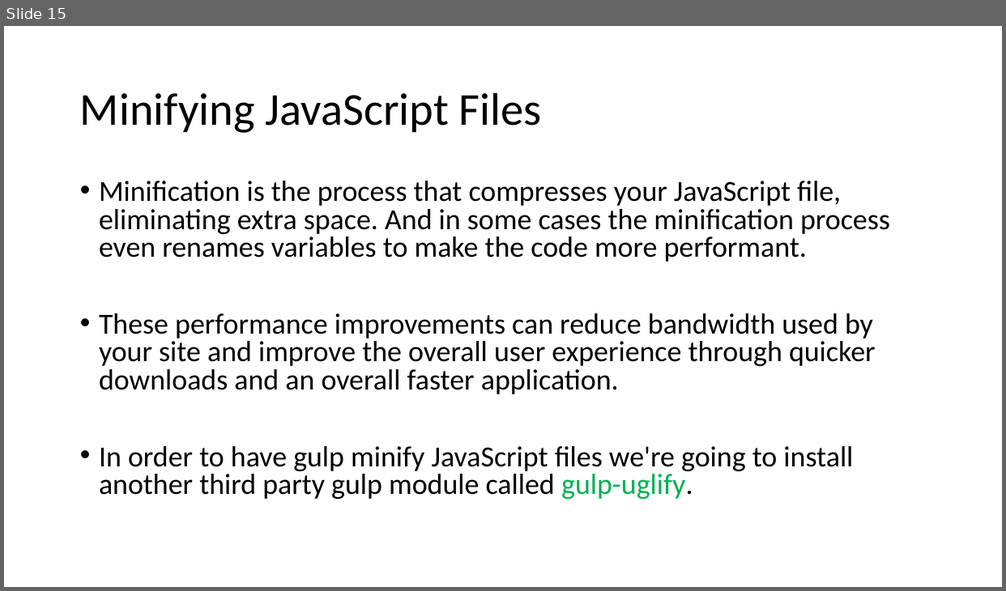
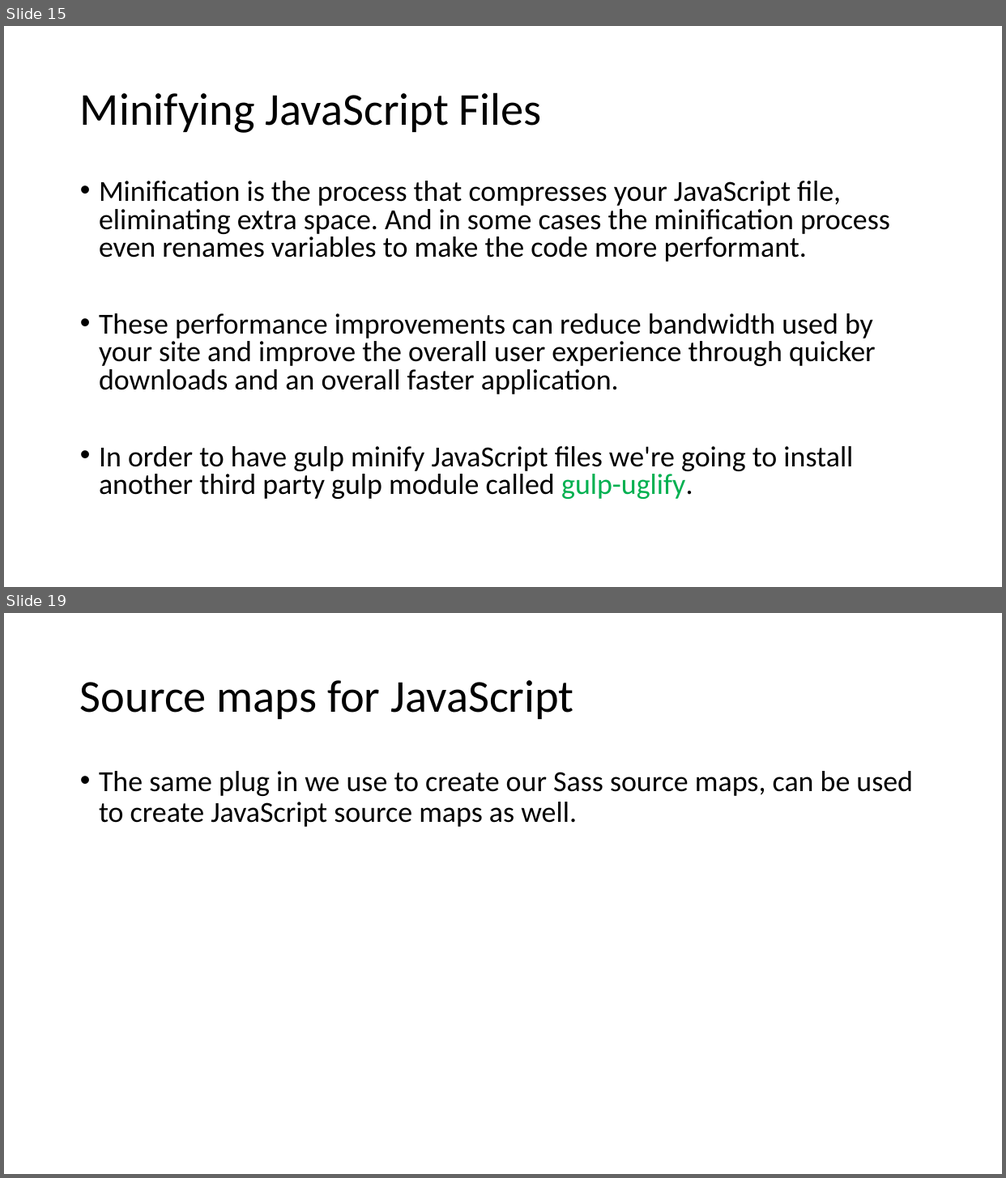
Before and after one commit to AbWahab07/TH-Gulp, a slide deck: Gulp Basics.pptx. Shown one above the other, each under a label of ours: slide 15 before the commit, slides 15 and 19 after it; the slides between them are not shown. The pictures are 1006x591 and 1006x1178 pixels, drawn with LibreOffice and Linux fonts; fonts in the diff are those of the drawing. Boxes give left, top, right and bottom in pixels: in the first picture for what was removed or moved away, otherwise in the second. Text is boxed around its words. In the diff, an @@ line names an element or a change of style, - is before the commit and + after.

```diff
--- a/Gulp Basics.pptx
+++ b/Gulp Basics.pptx
@@ slide 19 added at <box>4,613,1002,1174</box>, background #FFFFFF @@
@@ title added at <box>80,680,573,719</box>, 44 pt, text #000000 @@
+Source maps for JavaScript
@@ text added at <box>99,771,913,827</box>, 28 pt, text #000000 @@
+• The same plug in we use to create our Sass source maps, can be used to create JavaScript source maps as well.
```
Also in this commit, not shown: 7 other slides added, 20 other files.
